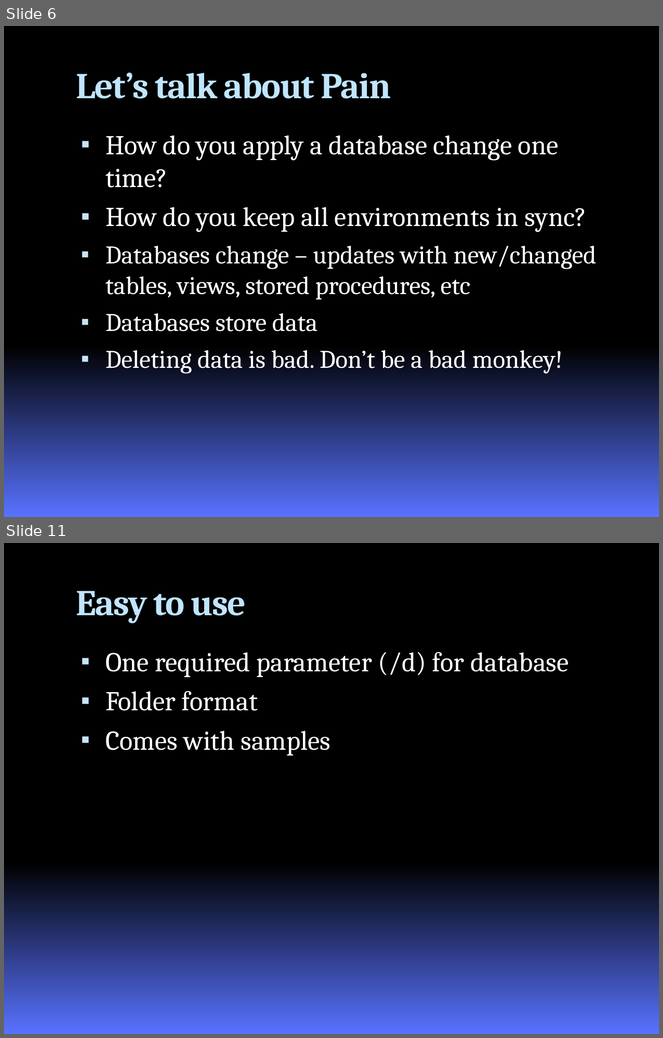
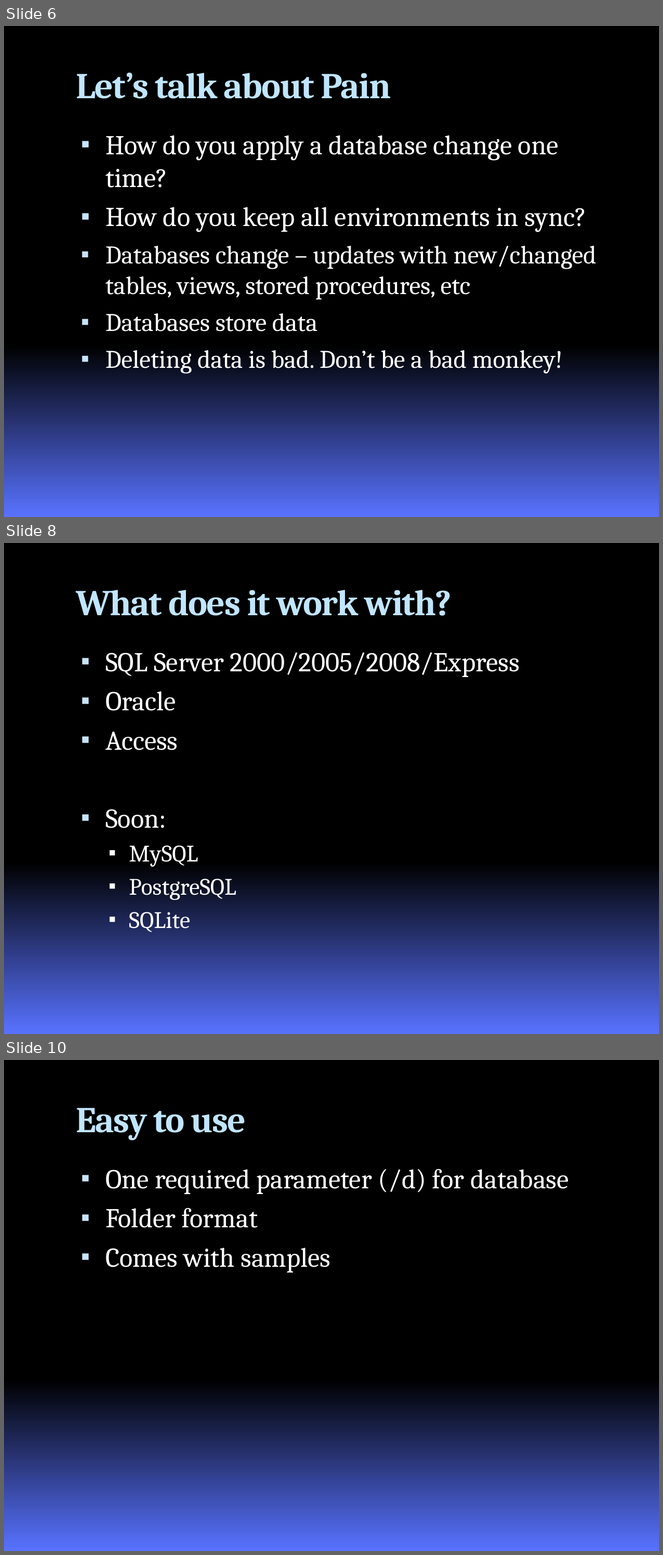
Before and after one commit to google-code-export/roundhouse, a slide deck: branches/nhibernate/docs/RoundhousEPresentation.pptx. Shown one above the other, each under a label of ours: slides 6 and 11 before the commit, slides 6, 8 and 10 after it; the slides between them are not shown. The pictures are 663x1038 and 663x1555 pixels, drawn with LibreOffice and Linux fonts; fonts in the diff are those of the drawing; background and template pictures are left out. Boxes give left, top, right and bottom in pixels: in the first picture for what was removed or moved away, otherwise in the second. Text is boxed around its words. In the diff, an @@ line names an element or a change of style, - is before the commit and + after.

```diff
--- a/branches/nhibernate/docs/RoundhousEPresentation.pptx
+++ b/branches/nhibernate/docs/RoundhousEPresentation.pptx
@@ slide 8 added at (x1=4, y1=543, x2=659, y2=1034), background gradient #000000 to #5972FF @@
@@ title added at (x1=76, y1=590, x2=452, y2=616), 40 pt, text #C0E5FF, bold @@
+What does it work with?
@@ text added at (x1=105, y1=652, x2=520, y2=932), 30 pt, text #FFFFFF @@
+▪ SQL Server 2000/2005/2008/Express
+▪ Oracle
+▪ Access
+▪ Soon:
+  ▪ MySQL
+  ▪ PostgreSQL
+  ▪ SQLite
@@ what was slide 11 is now slide 10 @@
```
Also in this commit, not shown: 3 slides changed, 3 other slides added, 1 slide removed.
